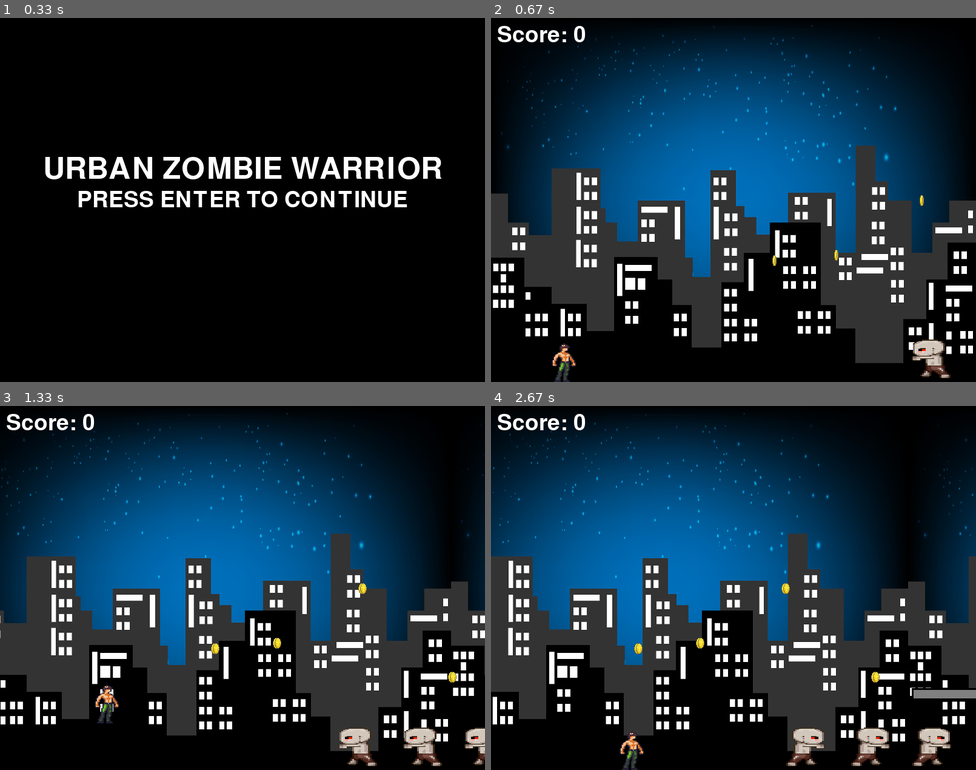
Above: before the commit, frames 1-4 (two rows, left to right).
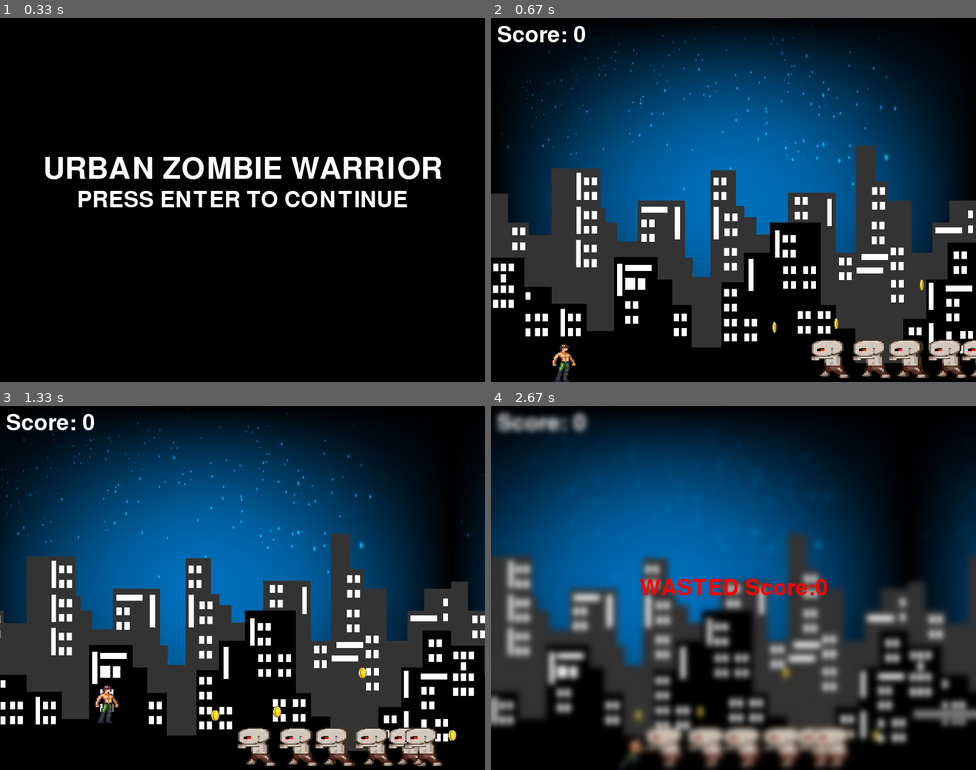
Above: after the commit, the same moments.

Repository: teddyvere/SuperPy.Game
Game: pygame game, started from main.py
The game is run twice, just before and just after one commit, with the same random seed, the same clock (stepped at 60 frames per second) and the same inputs.
Inputs:
- Up to frame 1 (0.33 s): no input
- Up to frame 2 (0.67 s): tap Enter at 0.33 s
- Up to frame 3 (1.33 s): hold D 0.67-1.13 s; hold W from 1.22 s (still down)
- Up to frame 4 (2.67 s): release W at 1.52 s; hold D 1.55-2.02 s

Frame 1 is identical in both runs. In frame 2, 2.5% of the frame differs, in the area x 58-100%, y 48-99%; in frame 3, 3.3%; in frame 4, 23%, in the area x 0-100%, y 1-100%.

Commit message:
minor changes

Diff:
--- a/Game/__init__.py
+++ b/Game/__init__.py
@@ -61,10 +61,10 @@
         self.background_x = [0, SCREEN_WIDTH]  # Positions of the two backgrounds
 
     def create_random_zombies(self):
-        num_zombies = random.randint(5, 15)  # Randomly decide the number of zombies between 5 and 15
+        num_zombies = random.randint(5, 8)  # Randomly decide the number of zombies between 5 and 15
         zombies = []
         for _ in range(num_zombies):
-            x_pos = random.randint(400, SCREEN_WIDTH * 2)  # Random x position within a range
+            x_pos = random.randint(400, SCREEN_WIDTH)  # Random x position within a range
             zombie = Zombie(x_pos, SCREEN_HEIGHT - 70)
             zombies.append(zombie)
         return zombies
@@ -74,7 +74,7 @@
         platforms = []
         for _ in range(num_platforms):
             x_pos = random.randint(100, SCREEN_WIDTH * 3)
-            y_pos = random.randint(SCREEN_HEIGHT -300, SCREEN_HEIGHT -100)  # Random y position within a range
+            y_pos = random.randint(SCREEN_HEIGHT -300, SCREEN_HEIGHT -60)  # Random y position within a range
             width = random.randint(100, 200)  # Random platform width
             platform = Platform(x_pos, y_pos, width, 20)
             platforms.append(platform)
@@ -85,7 +85,7 @@
         coins = []
         for _ in range(num_coints):
             x_pos = random.randint(200, SCREEN_WIDTH * 3)  # Random x position within a range
-            y_pos = random.randint(SCREEN_HEIGHT- 350, SCREEN_HEIGHT - 150)  # Random y position within a range
+            y_pos = random.randint(SCREEN_HEIGHT- 200, SCREEN_HEIGHT - 60)  # Random y position within a range
             coin = Coin(x_pos, y_pos)
             coins.append(coin)
         return coins
@@ -124,7 +124,10 @@
                     input_active = False
                 if event.type == pygame.KEYDOWN:
                     if event.key == pygame.K_RETURN:
-                        input_active = False
+                        if player_name.strip():  # Ensure player_name is not empty
+                            input_active = False
+                        else:
+                            player_name = "Anonymous"  # Default to "Anonymous" if no name is provided
                     elif event.key == pygame.K_BACKSPACE:
                         player_name = player_name[:-1]
                     else:
@@ -147,6 +150,7 @@
         self.highscores.sort(key=lambda x: x[1], reverse=True)
         self.highscores = self.highscores[:10]  # Keep only the top 10 scores
         self.save_highscores()
+
 
 
     def run(self):
@@ -356,6 +360,9 @@
 
         pygame.time.wait(5000)  # Display the message for 2 seconds
 
+        self.display_highscores()
+
+
     def display_win_message(self):
         # Capture the screen
         surface_array = pygame.surfarray.array3d(self.screen)
@@ -375,3 +382,9 @@
         pygame.display.flip()
 
         pygame.time.wait(5000)  # Display the message for 2 seconds
+
+        self.add_highscore()
+        self.display_highscores()
+        self.save_highscores()
+
+        pygame.time.wait(5000)  # Display the highscores for 2 seconds
--- /dev/null
+++ b/highscores.txt
@@ -0,0 +1 @@
+Teddy,1700
